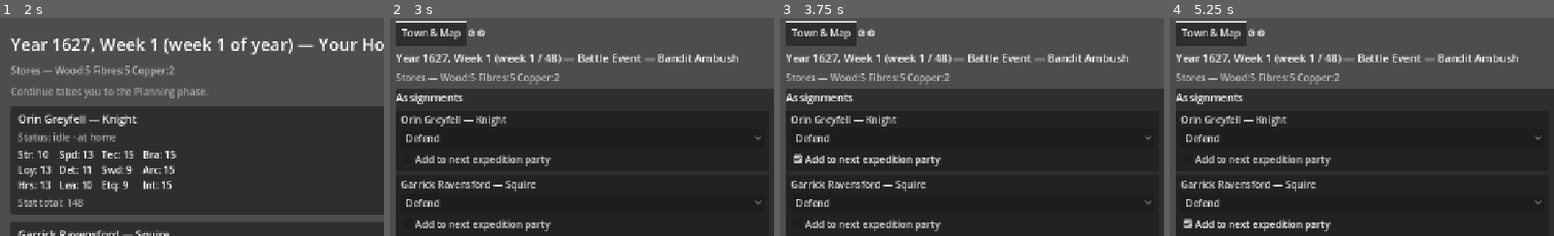
Above: before the commit, frames 1-4 (left to right).
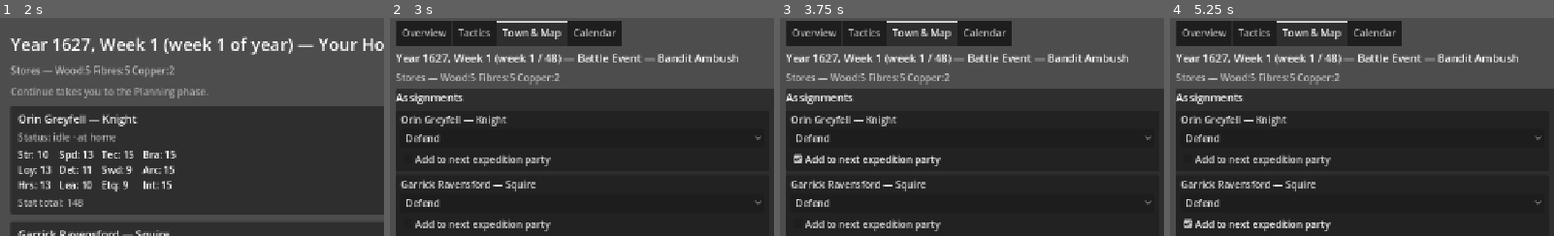
Above: after the commit, the same moments.

Repository: Jackz0Knight/KM27
Game: Godot game, scene res://scenes/Main.tscn
Same seed, same stepped clock (60 frames per second), same inputs: the game is played once before the commit and once after it.
Inputs:
- Up to frame 1 (2 s): click "Begin a New Run" at 0.5 s; click "Take Orin Greyfell into servi…" at 1.25 s
- Up to frame 2 (3 s): click "Continue → Planning" at 2 s; click "Begin" at 2.75 s
- Up to frame 3 (3.75 s): click "Add to next expedition party" at 3.5 s
- Up to frame 4 (5.25 s): click "Add to next expedition party" at 4.25 s; click "Add to next expedition party" at 5 s
The pictures show only the part of the screen within x 0-50%, y 0-50%; the shares and areas given below are measured in that part.

Frame 1 is identical in both runs. In frame 2, 5.0% of the frame differs, in the area x 1-61%, y 1-13%; in frame 3, 5.0%; in frame 4, 5.0%.

Commit message:
fix(ux): show all tabs flat; collapse Tactics into a Defense/Attack toggle
- TabBar.clip_tabs=false + scrolling_enabled=false on both the main tab
  strip and the new Tactics sub-tab strip — no more overflow arrows; all
  four tabs are always visible like a browser tab strip.
- Tactics tab was rendering BOTH Default Defense and Default Attack
  FormationEditors stacked, which overflowed the content area. Replaced
  with a TabBar (Defense / Attack) and a single editor mount: only one
  FormationEditor is on screen at a time, switched by sub-tab. The Hint
  label adjusts to name the active mode.

Co-Authored-By: Claude Opus 4.7 <noreply@anthropic.com>

Diff:
--- a/scenes/screens/planning.tscn
+++ b/scenes/screens/planning.tscn
@@ -33,6 +33,8 @@
 
 [node name="Tabs" type="TabBar" parent="Margin/VBox/TopBar"]
 layout_mode = 2
+clip_tabs = false
+scrolling_enabled = false
 
 [node name="Spacer" type="Control" parent="Margin/VBox/TopBar"]
 layout_mode = 2
@@ -122,35 +124,21 @@
 
 [node name="Tactics" type="VBoxContainer" parent="Margin/VBox/Content"]
 layout_mode = 2
-theme_override_constants/separation = 14
-
-[node name="TacticsHeader" type="Label" parent="Margin/VBox/Content/Tactics"]
-layout_mode = 2
-text = "Formations"
-theme_override_font_sizes/font_size = 18
+theme_override_constants/separation = 10
+
+[node name="ModeTabs" type="TabBar" parent="Margin/VBox/Content/Tactics"]
+layout_mode = 2
+clip_tabs = false
+scrolling_enabled = false
 
 [node name="TacticsHint" type="Label" parent="Margin/VBox/Content/Tactics"]
 layout_mode = 2
-text = "Set persistent default formations here; Pre-Battle Review applies them automatically each week. You can still override on the Pre-Battle Review screen if a special battle calls for it."
-autowrap_mode = 3
+text = "Pre-Battle Review auto-applies this; override there for one-off battles."
 modulate = Color(0.72, 0.72, 0.72, 1)
 
-[node name="DefenseHeader" type="Label" parent="Margin/VBox/Content/Tactics"]
-layout_mode = 2
-text = "Default Defense Formation"
-theme_override_font_sizes/font_size = 16
-
-[node name="DefensePane" type="VBoxContainer" parent="Margin/VBox/Content/Tactics"]
-layout_mode = 2
-theme_override_constants/separation = 4
-
-[node name="AttackHeader" type="Label" parent="Margin/VBox/Content/Tactics"]
-layout_mode = 2
-text = "Default Attack Formation"
-theme_override_font_sizes/font_size = 16
-
-[node name="AttackPane" type="VBoxContainer" parent="Margin/VBox/Content/Tactics"]
-layout_mode = 2
+[node name="EditorPane" type="VBoxContainer" parent="Margin/VBox/Content/Tactics"]
+layout_mode = 2
+size_flags_vertical = 3
 theme_override_constants/separation = 4
 
 [node name="TownMap" type="HBoxContainer" parent="Margin/VBox/Content"]
--- a/scripts/screens/planning.gd
+++ b/scripts/screens/planning.gd
@@ -34,8 +34,13 @@
 @onready var roster_cards: VBoxContainer = $Margin/VBox/Content/Overview/RosterScroll/RosterCards
 
 # Tactics tab.
-@onready var defense_pane: VBoxContainer = $Margin/VBox/Content/Tactics/DefensePane
-@onready var attack_pane: VBoxContainer = $Margin/VBox/Content/Tactics/AttackPane
+@onready var tactics_mode_tabs: TabBar = $Margin/VBox/Content/Tactics/ModeTabs
+@onready var tactics_hint: Label = $Margin/VBox/Content/Tactics/TacticsHint
+@onready var editor_pane: VBoxContainer = $Margin/VBox/Content/Tactics/EditorPane
+
+const TACTICS_DEFENSE: int = 0
+const TACTICS_ATTACK: int = 1
+var _tactics_mode: int = TACTICS_DEFENSE
 
 # Town & Map tab.
 @onready var unit_list: VBoxContainer = $Margin/VBox/Content/TownMap/LeftPane/UnitScroll/UnitList
@@ -90,6 +95,13 @@
 	tabs.current_tab = TAB_TOWNMAP
 	content.current_tab = TAB_TOWNMAP
 	tabs.tab_changed.connect(_on_tab_changed)
+
+	# Tactics sub-tabs (Defense / Attack). Only one FormationEditor is mounted
+	# at a time so the screen stays compact.
+	tactics_mode_tabs.add_tab("Defense")
+	tactics_mode_tabs.add_tab("Attack")
+	tactics_mode_tabs.current_tab = _tactics_mode
+	tactics_mode_tabs.tab_changed.connect(_on_tactics_mode_changed)
 
 
 func _build_map_panzoom() -> void:
@@ -173,20 +185,31 @@
 
 # ---------- Tactics tab ----------
 
+func _on_tactics_mode_changed(idx: int) -> void:
+	_tactics_mode = idx
+	_refresh_tactics_tab()
+
+
+# Mounts a single FormationEditor bound to whichever default Dict the
+# Defense / Attack sub-tab is on. Pre-Battle Review seeds the week's
+# formation from the relevant one at battle time.
 func _refresh_tactics_tab() -> void:
-	_build_default_pane(defense_pane, GameState.default_defense_formation)
-	_build_default_pane(attack_pane, GameState.default_attack_formation)
-
-
-# Drag-and-drop FormationEditor backed by one of the GameState default
-# Dictionaries. The editor mutates the Dictionary in place; the next call
-# to Pre-Battle Review seeds the week's formation from it.
-func _build_default_pane(pane: VBoxContainer, default_dict: Dictionary) -> void:
-	for c in pane.get_children():
+	for c in editor_pane.get_children():
 		c.queue_free()
+
+	var dict: Dictionary
+	var label: String
+	if _tactics_mode == TACTICS_DEFENSE:
+		dict = GameState.default_defense_formation
+		label = "Defense"
+	else:
+		dict = GameState.default_attack_formation
+		label = "Attack"
+	tactics_hint.text = "Default %s formation. Pre-Battle Review applies this automatically; override there for one-off battles." % label
+
 	var editor := FormationEditor.new()
-	pane.add_child(editor)
-	editor.setup(GameState.roster, default_dict)
+	editor_pane.add_child(editor)
+	editor.setup(GameState.roster, dict)
 
 
 # ---------- Town & Map tab — assignments ----------
